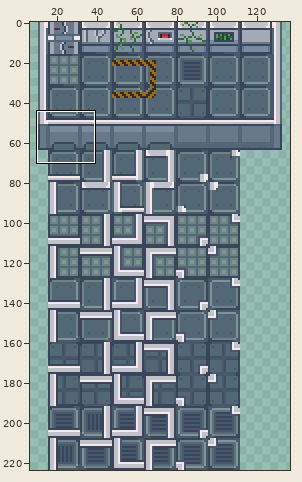
Two versions of one sprite sheet, Art/tilemap1.png. Above: a wide view before the commit, with the close-up outlined.
Close-up. Earlier state:
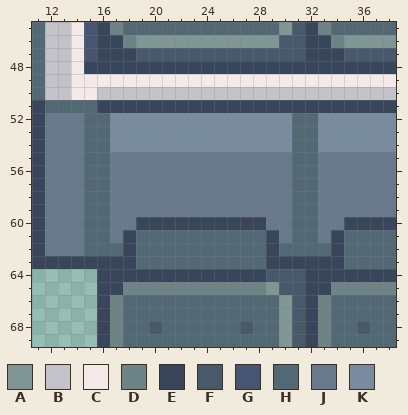
The file is 144x224 pixels. Colours within 5 levels of each other are drawn and written as one. Shown: x 11..38, y 45..69. The wide view leaves out empty margins. The commit also changed other parts of the picture, which this record leaves out.
Palette (. is transparent): A #809694  B #c3c2c9  C #f4eaea  D #6d8386  E #38455b  F #47596a  G #475472  H #526875  J #68798b  K #798b9e
Pixels before, first column x 11:
45 HBBCGEDHHHHHHHHHHHHAFEDHHHHH
46 HBBCGEEDAAAAAAAAAAAFFEEDAAAA
47 HBBCGEEEFFFFFFFFFFFFFEEEFFFF
48 HBBCEEEEEEEEEEEEEEEEEEEEEEEE
49 HBBCCCCCCCCCCCCCCCCCCCCCCCCC
50 HBBCCBBBBBBBBBBBBBBBBBBBBBBB
51 EHHHHEEEEEEEEEEEEEEEEEEEEEEE
52 EJJJHHKKKKKKKKKKKKKKHHKKKKKK
53 EJJJHHKKKKKKKKKKKKKKHHKKKKKK
54 EJJJHHKKKKKKKKKKKKKKHHKKKKKK
55 EJJJHHJJJJJJJJJJJJJJHHJJJJJJ
56 EJJJHHJJJJJJJJJJJJJJHHJJJJJJ
57 EJJJHHJJJJJJJJJJJJJJHHJJJJJJ
58 EJJJHHJJJJJJJJJJJJJJHHJJJJJJ
59 EJJJHHJJJJJJJJJJJJJJHHJJJJJJ
60 EJJJHHJJEEEEEEEEEEJJHHJJEEEE
61 EJJJHHJEHHHHHHHHHHEJHHJEHHHH
62 EJJJHHHEHHHHHHHHHHEHHHHEHHHH
63 EEEEEEEEHHHHHHHHHHEEEEEEHHHH
64 .....EEEEEEEEEEEEEFFFEEEEEEE
65 .....EEDDDDDDDDDDDAFFEEDDDDD
66 .....EDHHHHHHHHHHHHAFEDHHHHH
67 .....EDHHHHHHHHHHHHAFEDHHHHH
68 .....EDHHFHHHHHHFHHAFEDHHFHH
69 .....EDHHHHHHHHHHHHAFEDHHHHH
Once edited:
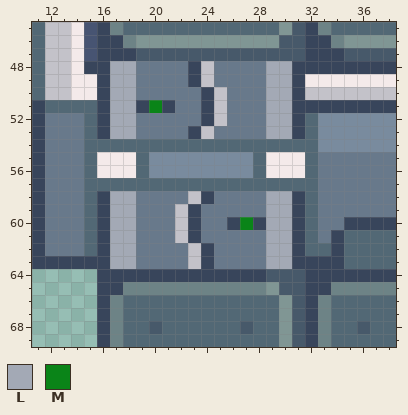
Colours new in this view: L #a3a9b5  M #0a8418
Changes in this commit:
The edit turns colour C into colour B in row 49 at x 24.
The edit turns colour E into colour B in row 48 at x 24; in row 51 at x 25; in row 60 at x 22.
The edit turns colour H into colour B in row 61 at x 22; in rows 62 to 63 at x 23.
The edit turns colour J into colour B in row 58 at x 23; in row 59 at x 22.
The edit turns colour K into colour B in row 52 at x 25; in row 53 at x 24.
The edit turns colour H into colour C in rows 55 to 56 at x 16 and 31.
The edit turns colour J into colour C in rows 55 to 56 at x 17 to 18 and 29 to 30.
The edit turns colour B into colour E in row 50 at x 16, 24 and 31.
The edit turns colour C into colour E in row 49 at x 16, 23 and 31.
The edit turns colour H into colour E in rows 52 to 53 at x 16 and 31; in rows 58 to 60 at x 16 and 31; in row 61 at x 16, 23 and 31; in row 62 at x 16, 24 and 31; in row 63 at x 24.
The edit turns colour J into colour E in row 58 at x 24; in row 59 at x 23.
The edit turns colour K into colour E in row 52 at x 24; in row 53 at x 23.
The edit turns colour J into colour H in rows 55 to 56 at x 19 and 28; in row 57 at x 17 to 30.
The edit turns colour K into colour H in row 54 at x 17 to 30.
The edit turns colour B into colour J in row 50 at x 19 to 23 and 26 to 28.
The edit turns colour C into colour J in row 49 at x 19 to 22 and 25 to 28.
The edit turns colour E into colour J in row 48 at x 19 to 22 and 25 to 28; in row 51 at x 22 to 23 and 26 to 28; in row 60 at x 19 to 21 and 24 to 25.
The edit turns colour H into colour J in row 61 at x 19 to 21 and 24 to 28; in rows 62 to 63 at x 19 to 22 and 25 to 28.
The edit turns colour K into colour J in row 52 at x 19 to 23 and 26 to 28; in row 53 at x 19 to 22 and 25 to 28.
The edit turns colour J into colour K in rows 55 to 56 at x 20 to 27.
The edit turns colour B into colour L in row 50 at x 17 to 18 and 29 to 30.
The edit turns colour C into colour L in row 49 at x 17 to 18 and 29 to 30.
The edit turns colour E into colour L in row 48 at x 17 to 18 and 29 to 30; in row 51 at x 17 to 18 and 29 to 30; in rows 61 to 62 at x 18 and 29; in row 63 at x 17 to 18 and 29 to 30.
The edit turns colour H into colour L in row 62 at x 17 and 30.
The edit turns colour J into colour L in rows 58 to 60 at x 17 to 18 and 29 to 30; in row 61 at x 17 and 30.
The edit turns colour K into colour L in rows 52 to 53 at x 17 to 18 and 29 to 30.
The edit turns colour E into colour M in row 51 at x 20; in row 60 at x 27.
Boxes around the changes in both close-ups, in picture pixels (x1, y1, x2, y2):
changed: (97, 61, 305, 269)
